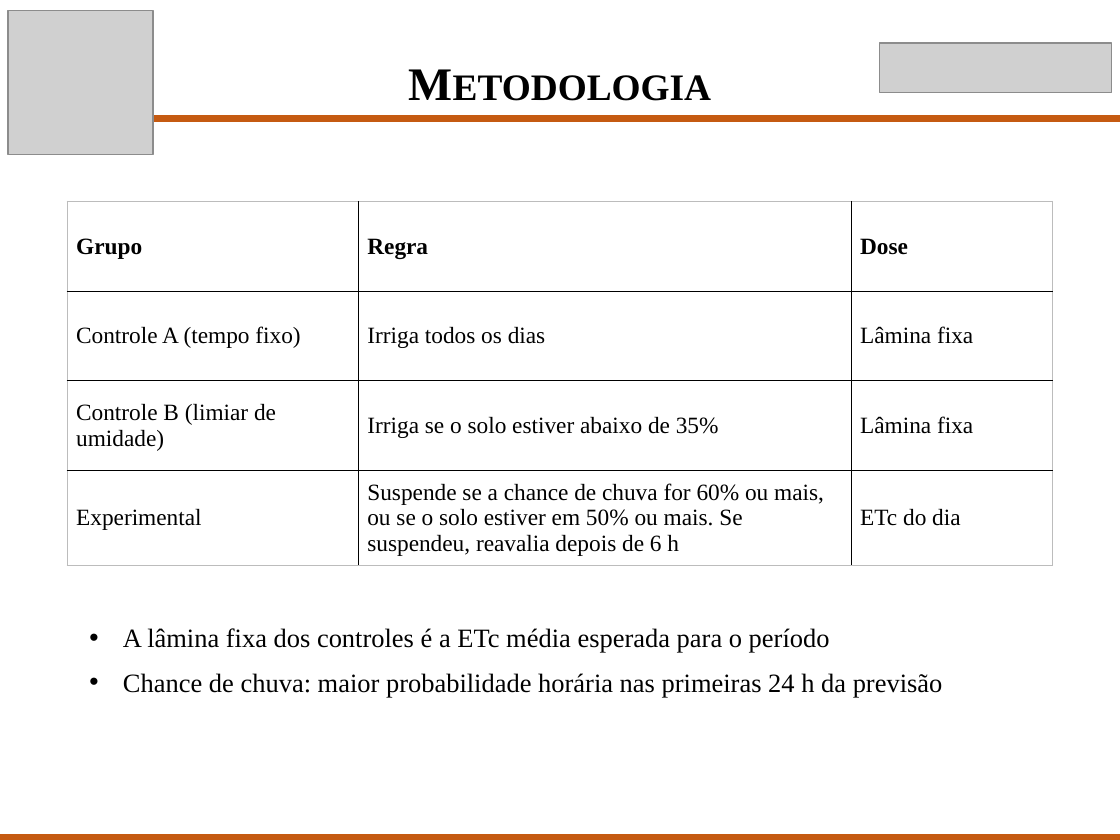
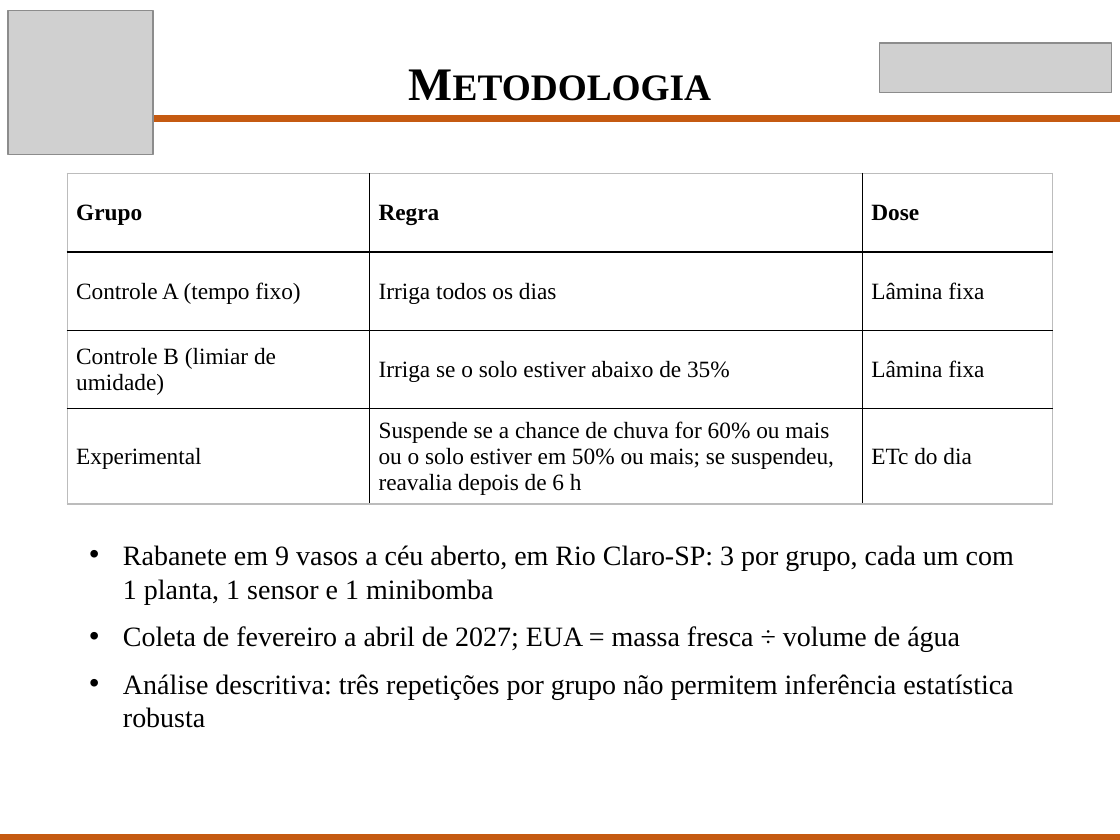
Before and after one commit to Scaglia05/irrigacao-inteligente, a slide deck: slide 6 of docs/p2/Apresentacao_TCC_P2.pptx. Drawn at 1120x840 pixels with LibreOffice and Linux fonts; fonts in the diff are those of the drawing; grey boxes stand for pictures. Boxes give left, top, right and bottom in pixels: in the first picture for what was removed or moved away, otherwise in the second. Text is boxed around its words. In the diff, an @@ line names an element or a change of style, - is before the commit and + after.

```diff
--- a/docs/p2/Apresentacao_TCC_P2.pptx
+++ b/docs/p2/Apresentacao_TCC_P2.pptx
@@ table at (x1=67, y1=174, x2=1053, y2=499) @@
-row 4, column 2: Suspende se a chance de chuva for 60% ou mais, ou se o solo estiver em 50% ou mais. Se suspendeu, reavalia depois de 6 h
+row 4, column 2: Suspende se a chance de chuva for 60% ou mais ou o solo estiver em 50% ou mais; se suspendeu, reavalia depois de 6 h
@@ table resized from (x1=67, y1=202, x2=1053, y2=560) to (x1=67, y1=174, x2=1053, y2=499) @@
@@ text at (x1=123, y1=545, x2=1014, y2=728): text changed; size 17 to 18 pt @@
-• A lâmina fixa dos controles é a ETc média esperada para o período
-• Chance de chuva: maior probabilidade horária nas primeiras 24 h da previsão
+• Rabanete em 9 vasos a céu aberto, em Rio Claro-SP: 3 por grupo, cada um com 1 planta, 1 sensor e 1 minibomba
+• Coleta de fevereiro a abril de 2027; EUA = massa fresca ÷ volume de água
+• Análise descritiva: três repetições por grupo não permitem inferência estatística robusta
```
Also in this commit, not shown: 6 other slides changed, 3 slides removed, 1 other file.
